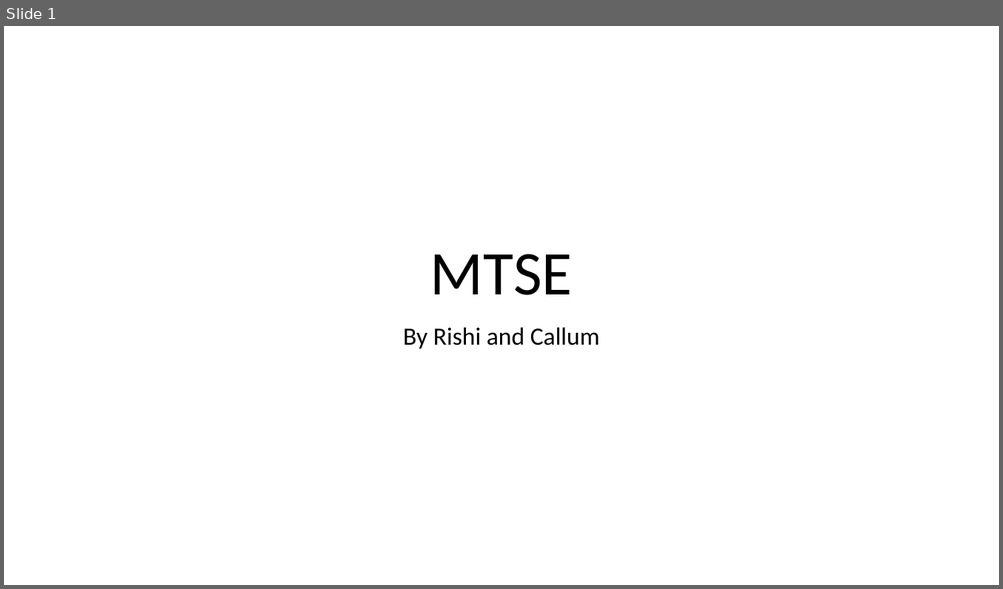
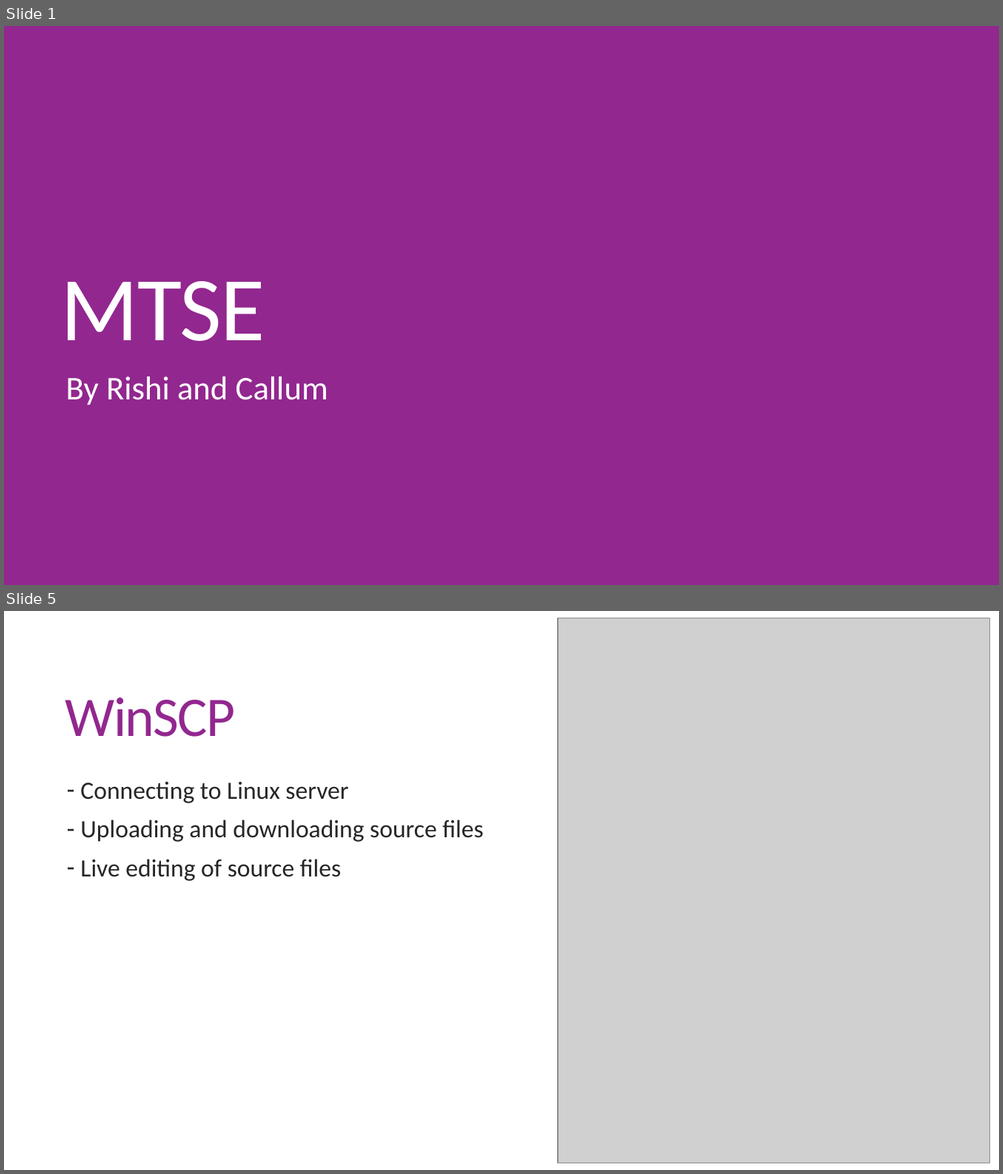
Before and after one commit to RishiChavda/MSTE, a slide deck: MTSE.pptx. Shown one above the other, each under a label of ours: slide 1 before the commit, slides 1 and 5 after it; the slides between them are not shown. The pictures are 1003x589 and 1003x1174 pixels, drawn with LibreOffice and Linux fonts; fonts in the diff are those of the drawing; grey boxes stand for pictures. Boxes give left, top, right and bottom in pixels: in the first picture for what was removed or moved away, otherwise in the second. Text is boxed around its words. In the diff, an @@ line names an element or a change of style, - is before the commit and + after.

```diff
--- a/MTSE.pptx
+++ b/MTSE.pptx
@@ slide 5 added at box(4, 611, 999, 1170), background #FFFFFF @@
@@ picture added at box(558, 618, 990, 1164) @@
@@ title added at box(65, 698, 236, 737), 54 pt, text #92278F @@
+WinSCP
@@ text added at box(80, 782, 483, 881), 24 pt, text #262626 @@
+– Connecting to Linux server
+– Uploading and downloading source files
+– Live editing of source files
@@ slide 1 changed as well @@
@@ background #FFFFFF to #92278F @@
@@ title "MTSE": place and size @@
-title "MTSE" at box(430, 254, 572, 295)
+title "MTSE" at box(61, 281, 265, 341)
@@ title "MTSE" at box(61, 281, 265, 341): size 60 to 88 pt, text colour #000000 to #FFFFFF, letter spacing 0 to -1.2 pt; alignment centre to left; line spacing 0.9 to 0.8 @@
@@ subtitle "By Rishi and Callum": place and size @@
-subtitle "By Rishi and Callum" at box(403, 327, 600, 349)
+subtitle "By Rishi and Callum" at box(66, 377, 328, 406)
@@ subtitle "By Rishi and Callum" at box(66, 377, 328, 406): size 24 to 32 pt, text colour #000000 to #FFFFFF; alignment centre to left; line spacing 0.9 to 0.85; more space between paragraphs @@
```
Also in this commit, not shown: 9 other slides changed, 6 other slides added, 5 slides removed.
